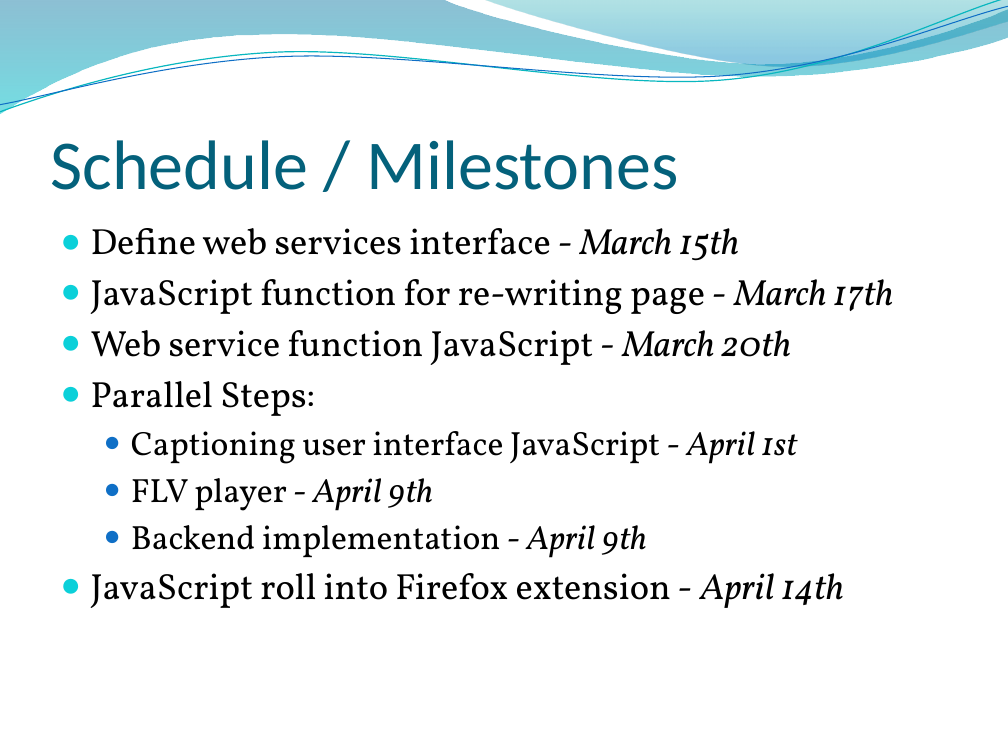
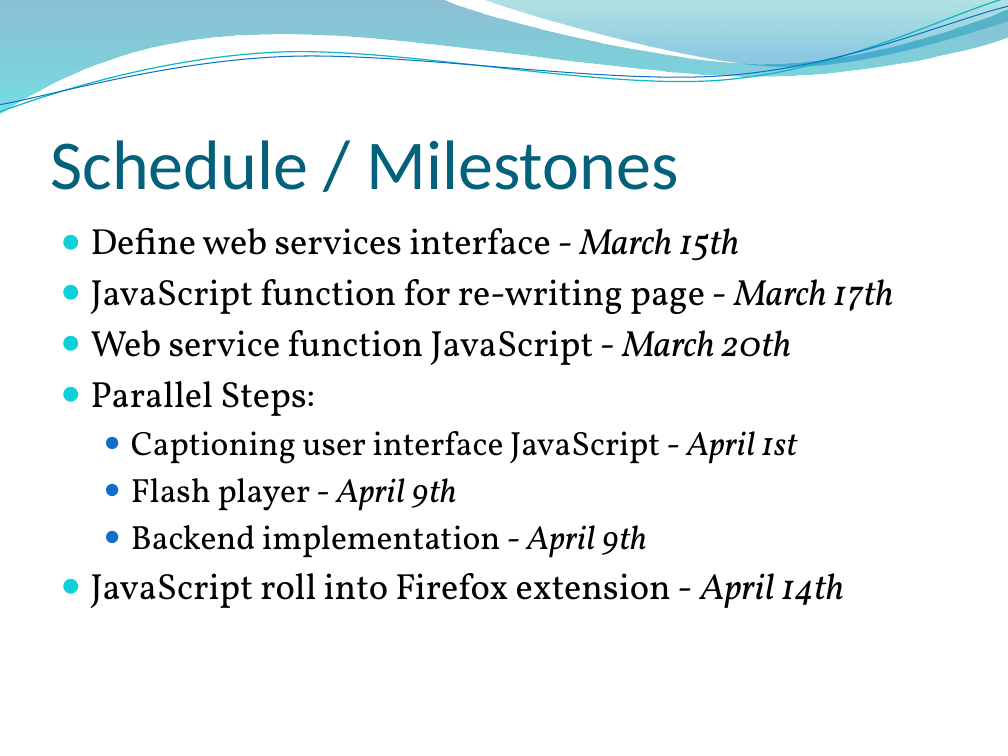
Before and after one commit to ProjPossibility/pp-community-captioner, a slide deck: slide 21 of CC.pptx (slide 18 before the commit). Drawn at 1008x756 pixels with LibreOffice and Linux fonts; fonts in the diff are those of the drawing; background and template pictures are left out. Boxes give left, top, right and bottom in pixels: in the first picture for what was removed or moved away, otherwise in the second. Text is boxed around its words. In the diff, an @@ line names an element or a change of style, - is before the commit and + after.

```diff
--- a/CC.pptx
+++ b/CC.pptx
@@ text at (x1=131, y1=478, x2=456, y2=511): text changed @@
-  ● FLV player - April 9th
+  ● Flash player - April 9th
```
Also in this commit, not shown: 1 other slide changed, 4 slides added, 1 slide removed.
